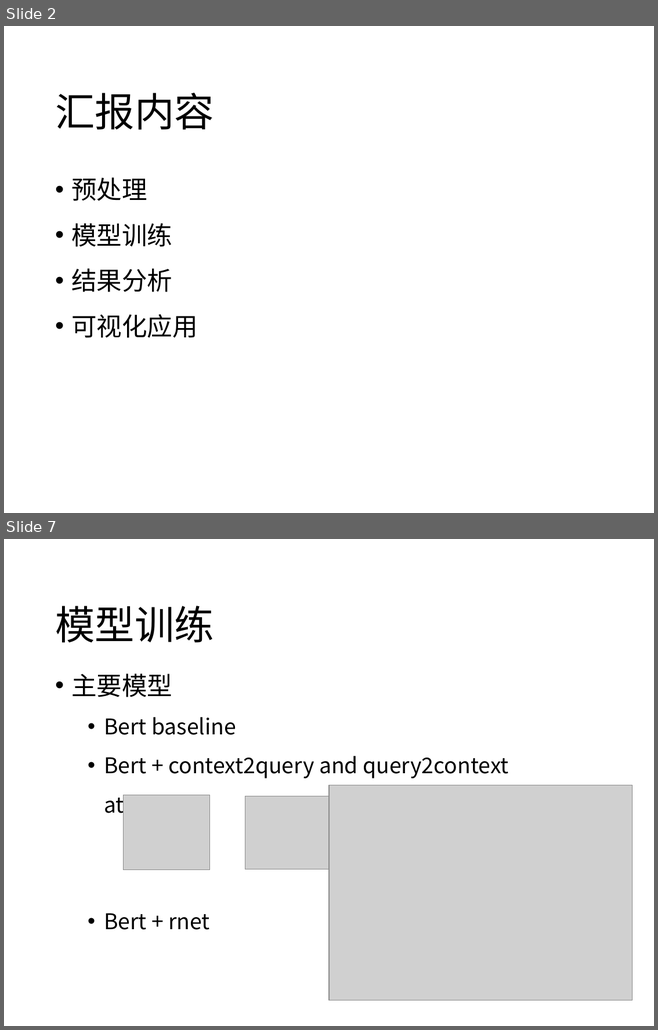
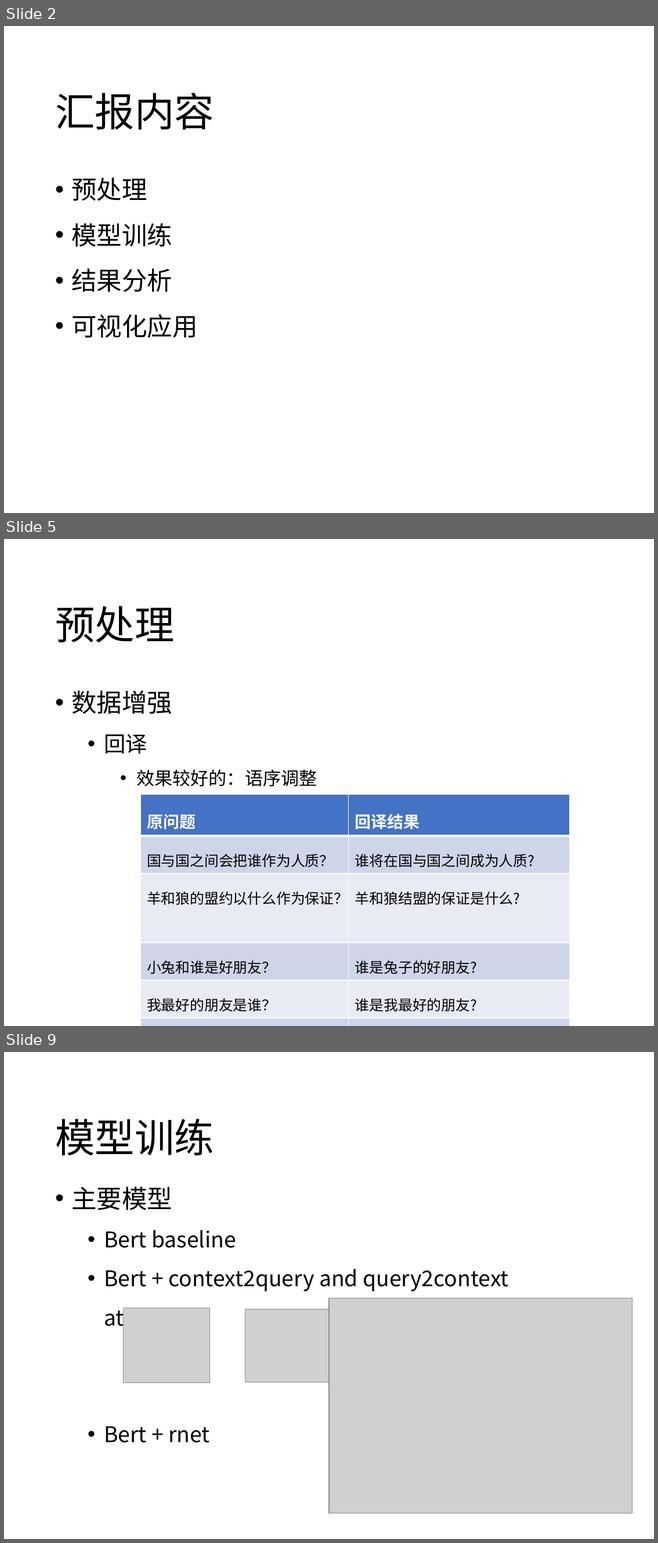
Before and after one commit to iseesaw/MRC, a slide deck: 0424.pptx. Shown one above the other, each under a label of ours: slides 2 and 7 before the commit, slides 2, 5 and 9 after it; the slides between them are not shown. The pictures are 658x1030 and 658x1543 pixels, drawn with LibreOffice and Linux fonts; fonts in the diff are those of the drawing; grey boxes stand for pictures. Boxes give left, top, right and bottom in pixels: in the first picture for what was removed or moved away, otherwise in the second. Text is boxed around its words. In the diff, an @@ line names an element or a change of style, - is before the commit and + after.

```diff
--- a/0424.pptx
+++ b/0424.pptx
@@ slide 5 added at (4, 539, 654, 1026), background #FFFFFF @@
@@ title added at (55, 606, 174, 643), 44 pt, text #000000 @@
+预处理
@@ text added at (71, 690, 317, 787), 20 pt, text #000000 @@
+• 数据增强
+  • 回译
+    • 效果较好的：语序调整
@@ table added at (140, 794, 569, 1014), 6 rows, 2 columns @@
+原问题 | 回译结果
+国与国之间会把谁作为人质？ | 谁将在国与国之间成为人质?
+羊和狼的盟约以什么作为保证？ | 羊和狼结盟的保证是什么?
+小兔和谁是好朋友？ | 谁是兔子的好朋友?
+我最好的朋友是谁？ | 谁是我最好的朋友?
+美丽的湖泊是什么构成的？ | 什么构成了一个美丽的湖?
@@ what was slide 7 is now slide 9 @@
```
Also in this commit, not shown: 8 slides changed, 3 other slides added, 1 other file.
